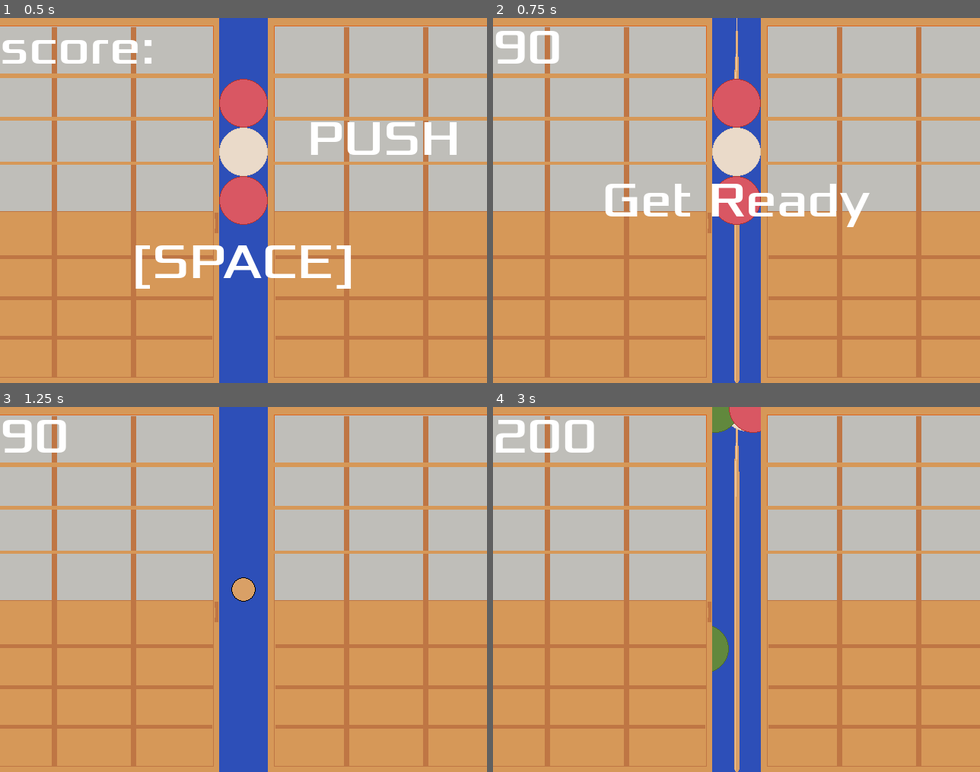
Above: before the commit, frames 1-4 (two rows, left to right).
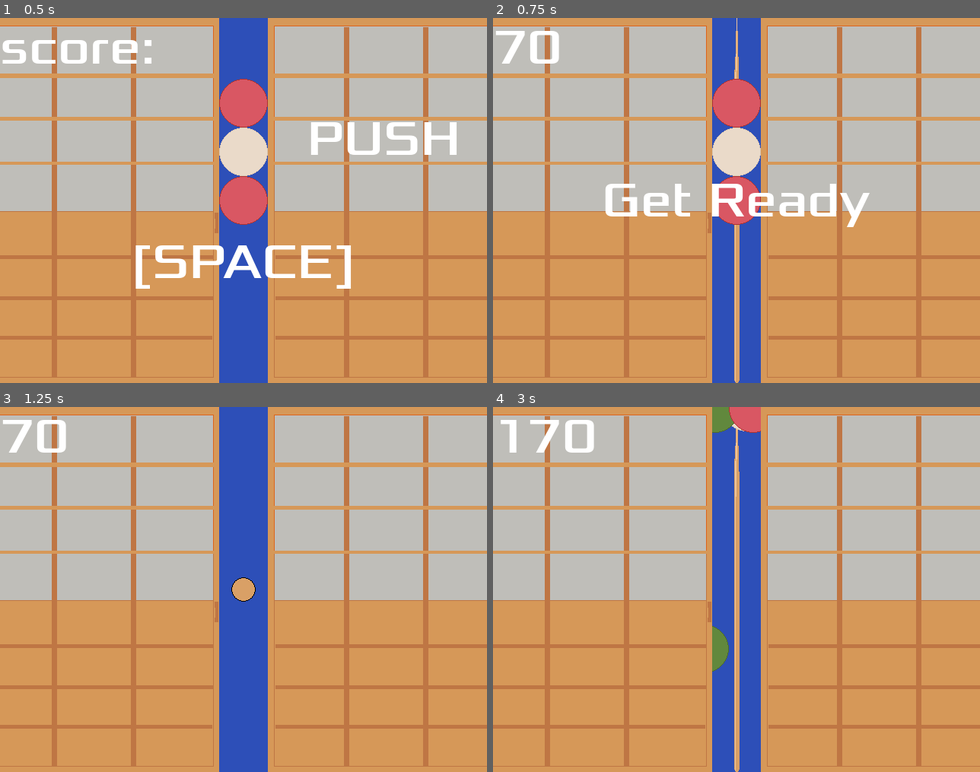
Above: after the commit, the same moments.

Repository: zundouz/ldjam54_odango
Game: Godot game, scene res://main.tscn
The game is run twice, just before and just after one commit, with the same random seed, the same clock (stepped at 60 frames per second) and the same inputs.
Inputs (mouse positions are in pixels of both pictures, inside the frame that each line leads up to):
- Up to frame 1 (0.5 s): no input
- Up to frame 2 (0.75 s): tap Space (space) at 0.5 s; move the mouse to (843, 182) at 0.52 s; hold Up (move_up) from 0.53 s (still down); tap Enter (enter) at 0.6 s
- Up to frame 3 (1.25 s): keep holding Up (move_up)
- Up to frame 4 (3 s): move the mouse to (639, 607) at 1.27 s; release Up (move_up) at 1.28 s; tap Enter (enter) at 1.35, 2.3, 2.75 s; tap Space (space) at 2, 2.85 s; move the mouse to (785, 509) at 2.02 s; hold Up (move_up) from 2.03 s (still down); click (785, 509) at 2.1 s; move the mouse to (712, 662) at 2.77 s

Frame 1 is identical in both runs. In frame 2, 0.3% of the frame differs, in the area x 0-7%, y 3-13%; in frame 3, 0.3%; in frame 4, 0.6%, in the area x 0-14%, y 3-13%.

Commit message:
feat: とりあえずのヒット効果音を追加
- なんかインスタンスが同時になったらバカでかい問題はあんまり解消しきれてないけど、いっぱい当たった時に音量が大きくなる処理っぽくなっているのでこれでもいいかもと思ってしまった。バグだけど

Diff:
--- a/My_Global.gd
+++ b/My_Global.gd
@@ -4,6 +4,8 @@
 var score : int = 0
 var remained_skewer : int = 11
 var is_odango_finished : bool = true
+
+var is_swing_se_playing_on_odango = false
 
 enum game_state_type { Title, InGame, Result }
 
--- a/odango.gd
+++ b/odango.gd
@@ -27,7 +27,13 @@
 
 	# ボタンを押したときに、座標が串の範囲内だったら得点
 	if MyGlobal.is_decide_key_just_pressed():
-		if transform.get_origin().x < Center_X_Pos + 40 and transform.get_origin().x > Center_X_Pos - 40:
+		if (transform.get_origin().x < Center_X_Pos + 40
+			and transform.get_origin().x > Center_X_Pos - 40
+			and $SeSwing.playing != true):
+			# シングルトンのような運用で、複数の団子がヒットしてしまっても効果音は1回しかならないようにする
+			if MyGlobal.is_swing_se_playing_on_odango == false:
+				MyGlobal.is_swing_se_playing_on_odango = true
+				$SeSwing.play()
 			is_shot = true;
 			z_index = 10;
 			MyGlobal.is_odango_finished = false
@@ -41,6 +47,7 @@
 		death_hide_counter += 1
 		if death_hide_counter > 30:
 			MyGlobal.is_odango_finished = true
+			MyGlobal.is_swing_se_playing_on_odango = false
 			# その後、お団子が消える
 			queue_free()
 
--- a/odango.tscn
+++ b/odango.tscn
@@ -1,9 +1,10 @@
-[gd_scene load_steps=7 format=3 uid="uid://bfiw8j8dbch73"]
+[gd_scene load_steps=8 format=3 uid="uid://bfiw8j8dbch73"]
 
 [ext_resource type="Script" path="res://odango.gd" id="1_au4to"]
 [ext_resource type="Texture2D" uid="uid://c2qtvq1u784y8" path="res://textures/odango_pink.png" id="1_fqoq2"]
 [ext_resource type="Texture2D" uid="uid://dfe84jyy2fyh0" path="res://textures/odango_green.png" id="3_e7d40"]
 [ext_resource type="Texture2D" uid="uid://crir87mfo48cx" path="res://textures/odango_white.png" id="4_laubq"]
+[ext_resource type="AudioStream" uid="uid://ctwu3wuh10hi7" path="res://sounds/se/swing.wav" id="5_2ngai"]
 
 [sub_resource type="SpriteFrames" id="SpriteFrames_s00ll"]
 animations = [{
@@ -58,4 +59,7 @@
 [node name="VisibleOnScreenEnabler2D" type="VisibleOnScreenEnabler2D" parent="."]
 rect = Rect2(-32, -32, 64, 64)
 
+[node name="SeSwing" type="AudioStreamPlayer2D" parent="."]
+stream = ExtResource("5_2ngai")
+
 [connection signal="screen_exited" from="VisibleOnScreenEnabler2D" to="." method="_on_visible_on_screen_enabler_2d_screen_exited"]
--- a/player.gd
+++ b/player.gd
@@ -22,6 +22,7 @@
 			and MyGlobal.remained_skewer < 10
 			and MyGlobal.remained_skewer > 0
 			):
+			$SeSwing.play()
 			is_missing_shot = true
 			$AnimatedSprite2D.set_animation("shot")
 
--- a/player.tscn
+++ b/player.tscn
@@ -1,8 +1,9 @@
-[gd_scene load_steps=6 format=3 uid="uid://cultg46jnif3"]
+[gd_scene load_steps=7 format=3 uid="uid://cultg46jnif3"]
 
 [ext_resource type="Texture2D" uid="uid://mhy7lygr0seh" path="res://textures/odango_normal.png" id="1_5y2ut"]
 [ext_resource type="Script" path="res://player.gd" id="1_b27k0"]
 [ext_resource type="Texture2D" uid="uid://cigfcr1oj2puv" path="res://textures/kushi_normal.png" id="3_jy0ky"]
+[ext_resource type="AudioStream" uid="uid://ctwu3wuh10hi7" path="res://sounds/se/swing.wav" id="4_s8gvn"]
 
 [sub_resource type="SpriteFrames" id="SpriteFrames_i8clx"]
 animations = [{
@@ -40,3 +41,6 @@
 
 [node name="CollisionShape2D" type="CollisionShape2D" parent="."]
 shape = SubResource("CircleShape2D_qhsul")
+
+[node name="SeSwing" type="AudioStreamPlayer2D" parent="."]
+stream = ExtResource("4_s8gvn")
Not shown, added: sounds/se/swing.wav.import
Not shown, added: sounds/se/swing.wav
